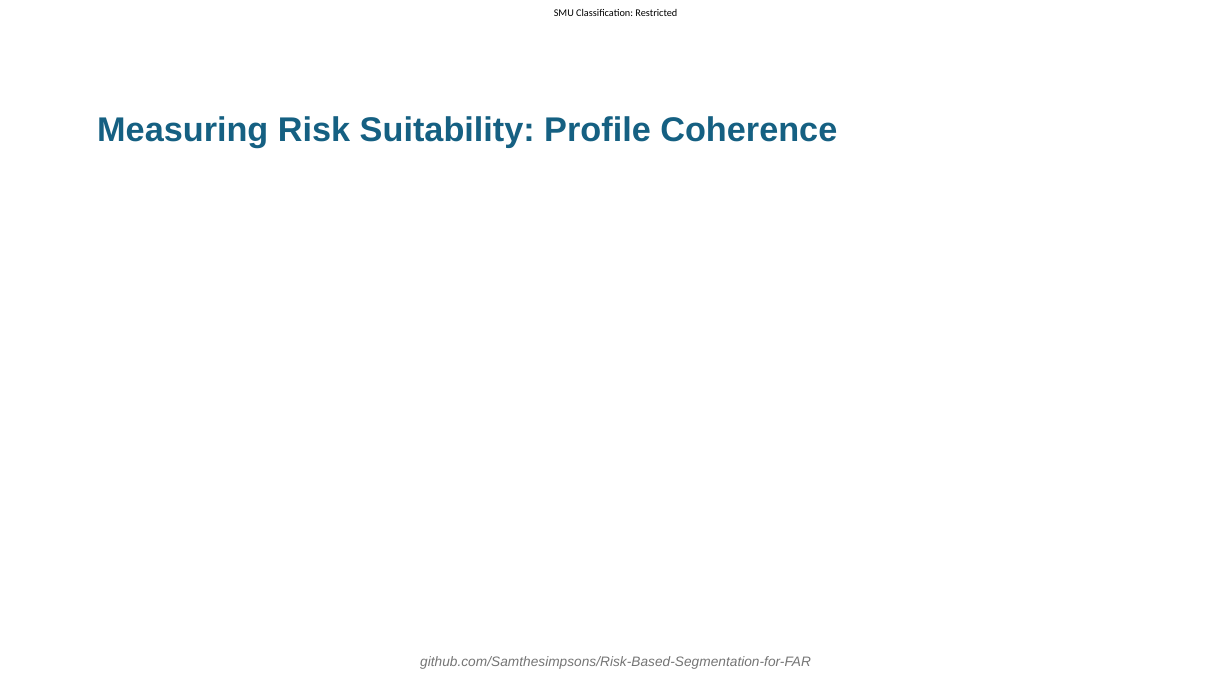
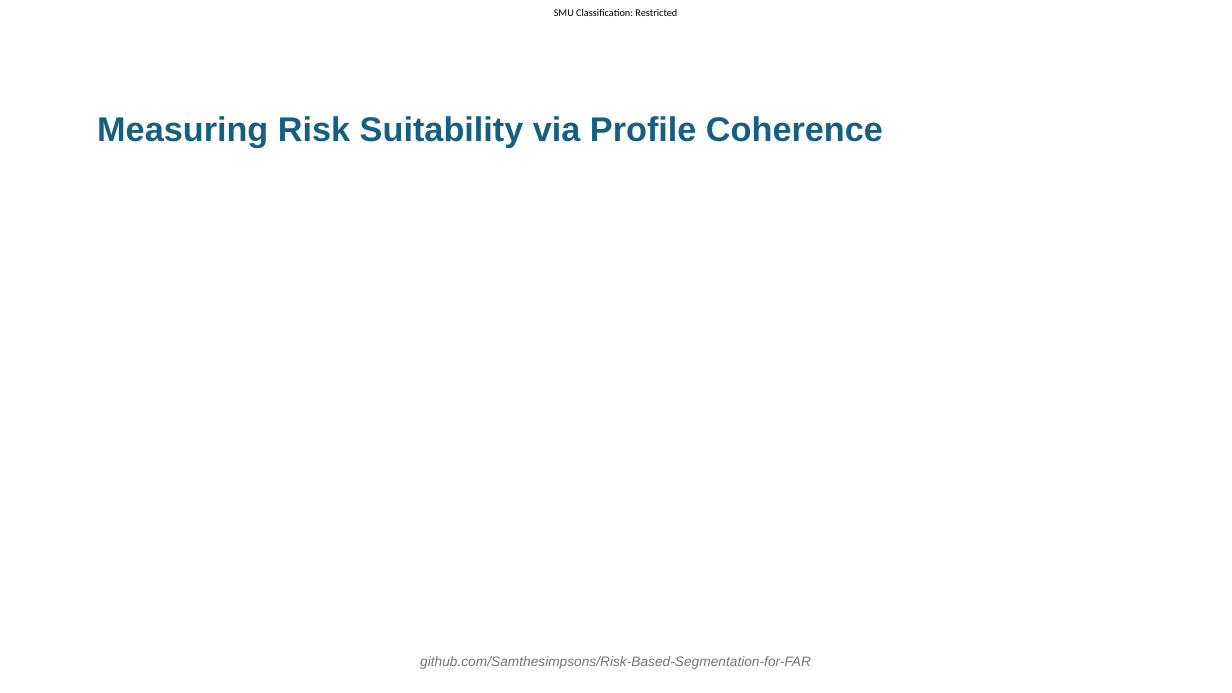
Before and after one commit to Samthesimpsons/Risk-Based-Segmentation-for-FAR, a slide deck: slide 9 of thesis/slides_draft_2/slides.pptx. Drawn at 1232x693 pixels with LibreOffice and Linux fonts; fonts in the diff are those of the drawing; grey boxes stand for pictures; background and template pictures are left out. Boxes give left, top, right and bottom in pixels: in the first picture for what was removed or moved away, otherwise in the second. Text is boxed around its words. In the diff, an @@ line names an element or a change of style, - is before the commit and + after.

```diff
--- a/thesis/slides_draft_2/slides.pptx
+++ b/thesis/slides_draft_2/slides.pptx
@@ title at bbox=[97, 116, 883, 147]: text changed @@
-Measuring Risk Suitability: Profile Coherence
+Measuring Risk Suitability via Profile Coherence
```
Also in this commit, not shown: 23 other slides changed.
